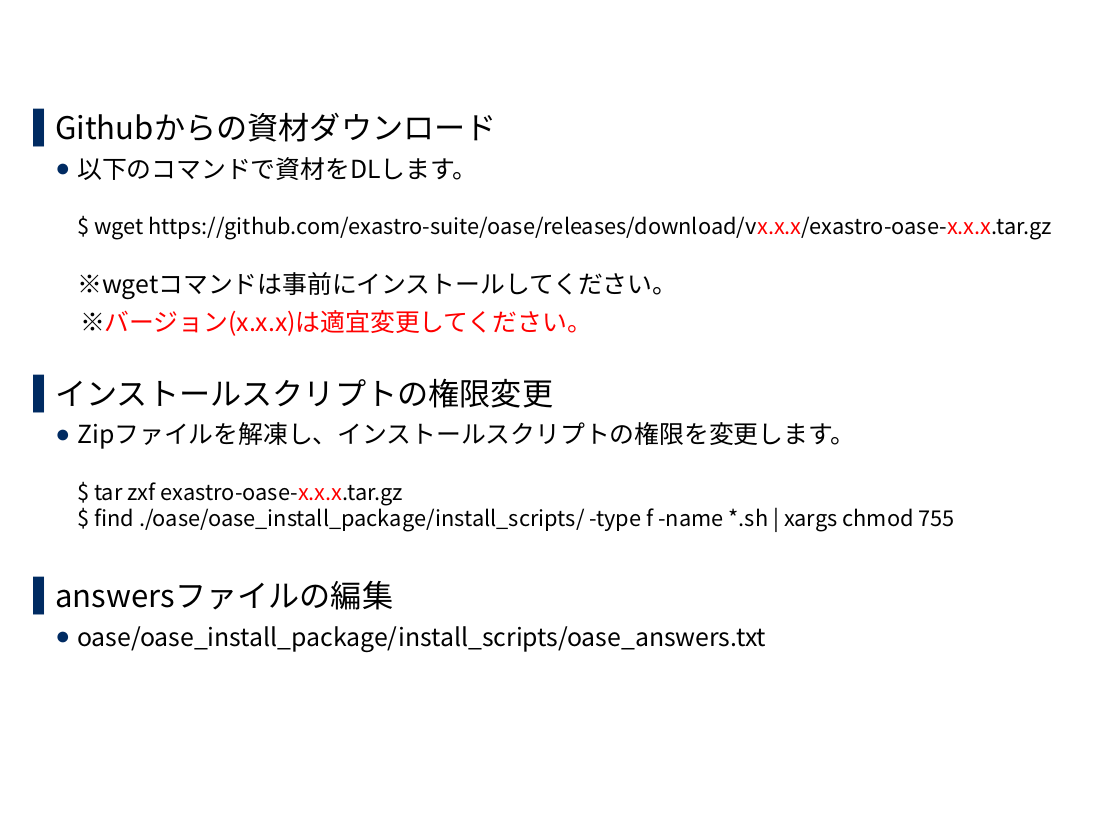
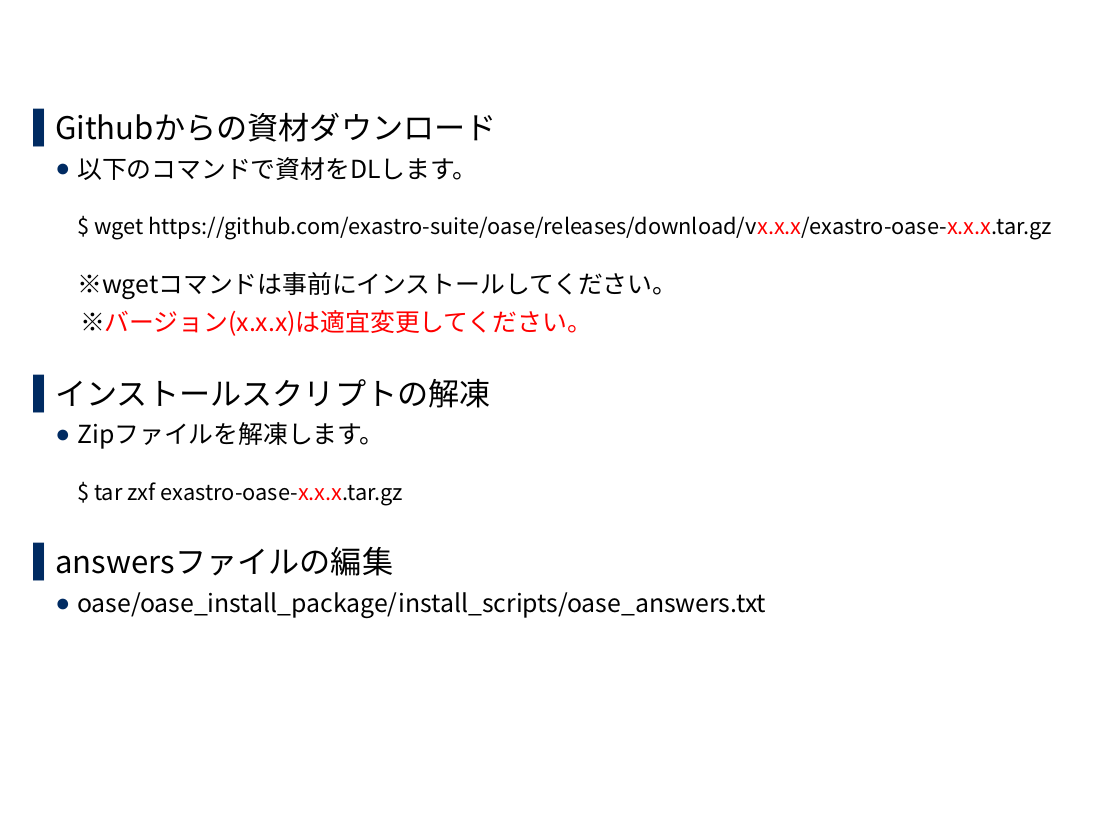
Before and after one commit to exastro-suite/oase-docs, a slide deck: slide 11 of asset/Learn_ja/OASE-online-install_ja.pptx. Drawn at 1120x840 pixels with LibreOffice and Linux fonts; fonts in the diff are those of the drawing; background and template pictures are left out. Boxes give left, top, right and bottom in pixels: in the first picture for what was removed or moved away, otherwise in the second. Text is boxed around its words. In the diff, an @@ line names an element or a change of style, - is before the commit and + after.

```diff
--- a/asset/Learn_ja/OASE-online-install_ja.pptx
+++ b/asset/Learn_ja/OASE-online-install_ja.pptx
@@ text at (55,379,491,506): text changed @@
-▌ インストールスクリプトの権限変更
-  ● Zipファイルを解凍し、インストールスクリプトの権限を変更します。
-    $ tar zxf exastro-oase-x.x.x.tar.gz
-    $ find ./oase/oase_install_package/install_scripts/ -type f -name *.sh | xargs chmod 755
+▌ インストールスクリプトの解凍
+  ● Zipファイルを解凍します。
+    $ tar zxf exastro-oase-x.x.x.tar.gz
```
Also in this commit, not shown: 13 other slides changed, 4 slides added, 7 other files.
